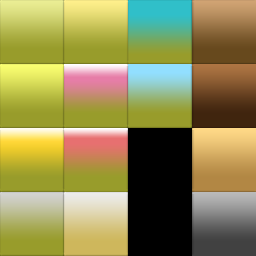
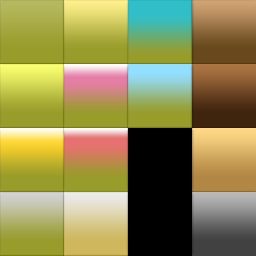
Revision of a layered 256px x 256px image; what changed, layer by layer:
pixels changed over bbox(0, 0, 64, 46) (layer not identified)
